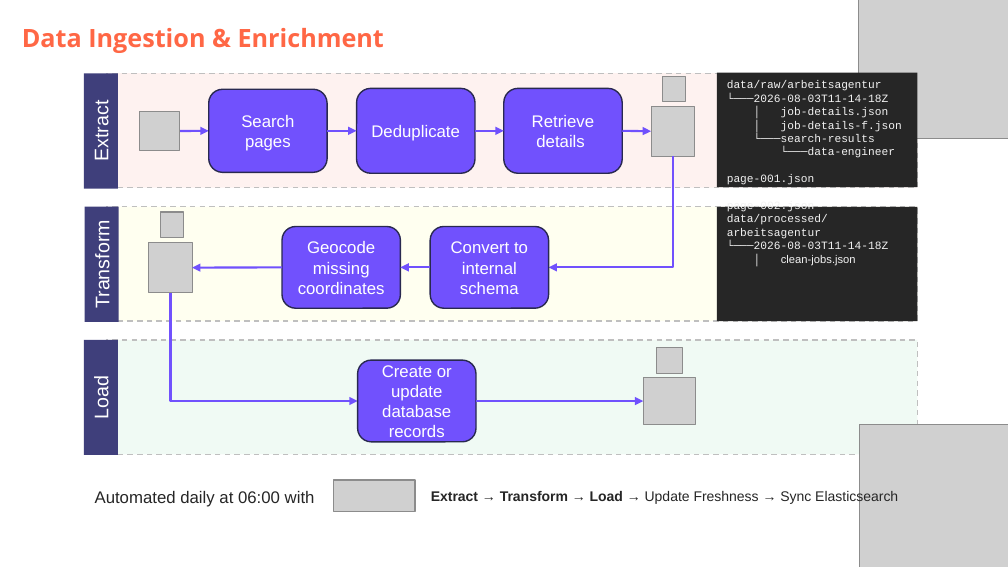
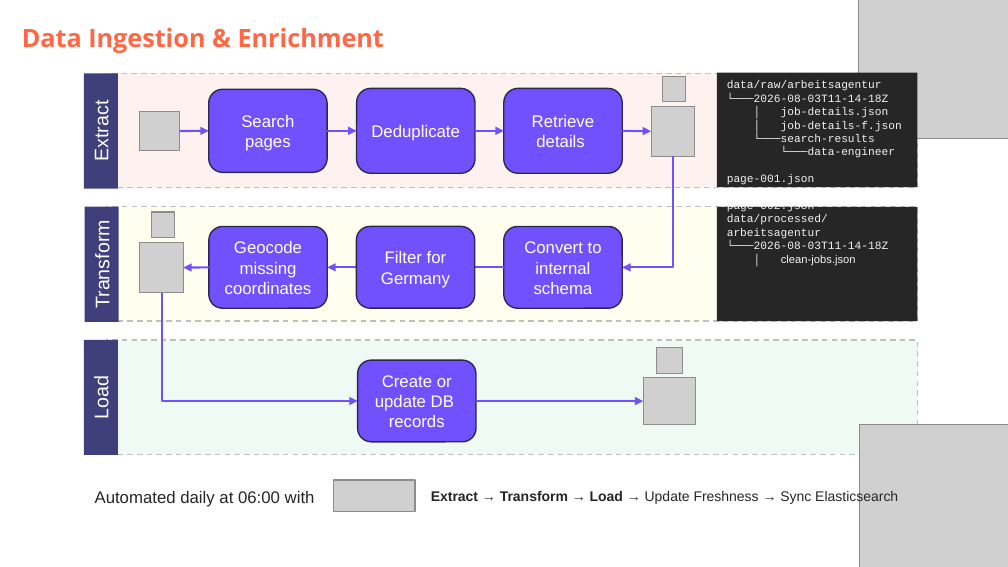
Before and after one commit to DataScientest-Studio/jun26bde-job-market, a slide deck: slide 6 of docs/defence/Defence.pptx (slide 7 before the commit). Drawn at 1008x567 pixels with LibreOffice and Linux fonts; fonts in the diff are those of the drawing; grey boxes stand for pictures; background and template pictures are left out. Boxes give left, top, right and bottom in pixels: in the first picture for what was removed or moved away, otherwise in the second. Text is boxed around its words. In the diff, an @@ line names an element or a change of style, - is before the commit and + after.

```diff
--- a/docs/defence/Defence.pptx
+++ b/docs/defence/Defence.pptx
@@ elbow arrow moved from (672, 156) - (548, 267) to (672, 156) - (622, 267) @@
@@ picture: place and size @@
-picture at [160,212,183,237]
+picture at [151,212,174,237]
@@ rounded rectangle "Geocode missing coordinates": place and size @@
-rounded rectangle "Geocode missing coordinates" at [282,227,400,308]
+rounded rectangle "Geocode missing coordinates" at [209,227,327,308]
@@ rounded rectangle added at [357,227,475,308], fill #7151FD, outline #292950 1 pt, 12 pt, text #FFFFFF @@
+Filter for Germany
@@ rounded rectangle "Convert to internal schema": place and size @@
-rounded rectangle "Convert to internal schema" at [430,227,548,308]
+rounded rectangle "Convert to internal schema" at [504,227,622,308]
@@ picture: place and size @@
-picture at [149,243,193,293]
+picture at [140,243,183,293]
@@ arrow moved from (282, 267) - (193, 267) to (209, 267) - (183, 267) @@
@@ arrow moved from (430, 267) - (400, 267) to (504, 267) - (328, 267) @@
@@ elbow arrow moved from (170, 292) - (358, 401) to (161, 292) - (358, 401) @@
@@ text in rounded rectangle at [375,375,454,427]: text changed @@
-Create or update database records
+Create or update DB records
```
Also in this commit, not shown: 8 other slides changed, 2 slides added, 6 slides removed, 7 other files.
